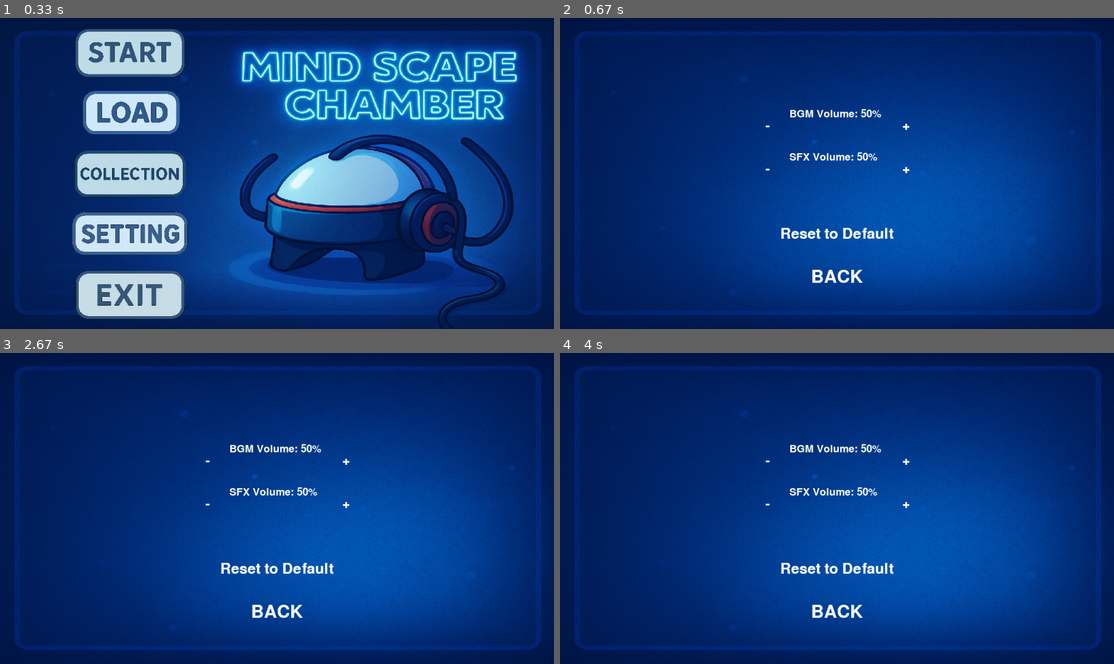
Above: before the commit, frames 1-4 (two rows, left to right).
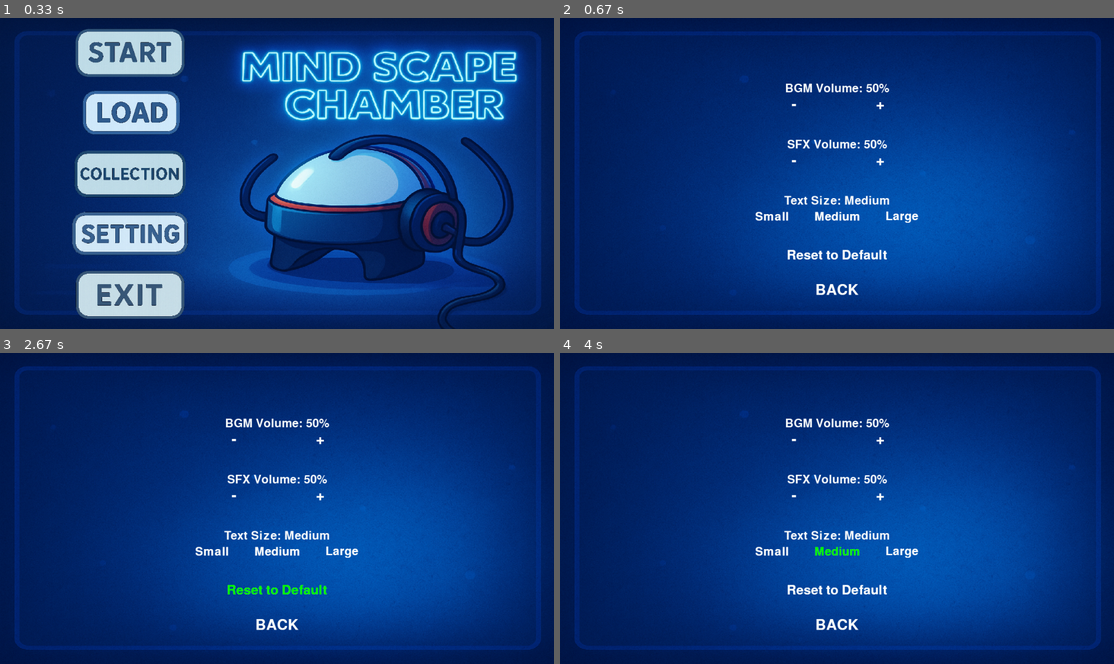
Above: after the commit, the same moments.

Repository: JoyYU271/2510-CSP1123-3-09
Game: pygame game, started from main page/main page testing.py
The game is run twice, just before and just after one commit, with the same random seed, the same clock (stepped at 60 frames per second) and the same inputs.
Inputs (mouse positions are in pixels of both pictures, inside the frame that each line leads up to):
- Up to frame 1 (0.33 s): no input
- Up to frame 2 (0.67 s): click (687, 232) at 0.38 s
- Up to frame 3 (2.67 s): click (277, 552) at 0.88 s, where only the run after the commit has a clickable "Medium"; click (105, 461) at 1.22 s; click (249, 589) at 2.55 s
- Up to frame 4 (4 s): click (820, 455) at 2.88 s; click (837, 552) at 3.72 s, where only the run after the commit has a clickable "Medium"

Frame 1 is identical in both runs. In frame 2, 2.9% of the frame differs, in the area x 35-65%, y 20-90%; in frame 3, 2.9%; in frame 4, 2.9%.

Commit message:
add text settings and reset default buttons,but text setting one cannot function yet,reset default can function properly

Diff:
--- a/main page/main page testing.py
+++ b/main page/main page testing.py
@@ -34,7 +34,7 @@
 # Global variables to store settings
 bgm_vol = 0.5
 sfx_vol = 0.5
-resolution = (1280, 720)
+text_size = "Medium"
 
 #get a font
 def get_font(size):
@@ -208,7 +208,7 @@
         pygame.display.update()
 
 def settings_screen():
-    global bgm_vol, sfx_vol #modify the global variables
+    global screen,bgm_vol, sfx_vol, text_size #modify the global variables
 
     #set backgound
     settings_bg_img = pygame.image.load("common background.png").convert()
@@ -217,36 +217,45 @@
     #default settings
     default_bgm_vol = 0.5
     default_sfx_vol = 0.5
+    default_text_size = "Medium"
 
     while True:
         screen.blit(settings_bg_img, (0, 0))
         mouse_pos = pygame.mouse.get_pos()
 
-        #volume control buttons
-        bgm_plus = Button(None, (800, 250), text_input="+", font=get_font(45), base_color="White", hovering_color="Green")
-        bgm_minus = Button(None, (480, 250), text_input="-", font=get_font(45), base_color="White", hovering_color="Green")
-
-        sfx_plus = Button(None, (800, 350), text_input="+", font=get_font(45), base_color="White", hovering_color="Green")
-        sfx_minus = Button(None, (480, 350), text_input="-", font=get_font(45), base_color="White", hovering_color="Green")
-
-        back_button = Button(image=None, pos=(640, 600), text_input="BACK",
-                             font=get_font(60), base_color="White", hovering_color="Green")
-
-        default_button = Button(image=None, pos=(640, 500), text_input="Reset to Default",
-                             font=get_font(50), base_color="White", hovering_color="Green")
-
-        #draw all buttons
-        for btn in [bgm_plus, bgm_minus, sfx_plus, sfx_minus, back_button,default_button]:
+        # BGM Volume buttons
+        bgm_text = get_font(40).render(f"BGM Volume: {int(bgm_vol * 100)}%", True, "White")
+        screen.blit(bgm_text, (screen_width // 2 - bgm_text.get_width() // 2, 150))
+
+        bgm_minus = Button(None, (screen_width//2 - 100, 200), text_input="-", font=get_font(50), base_color="White", hovering_color="Green")
+        bgm_plus = Button(None, (screen_width//2 + 100, 200), text_input="+", font=get_font(50), base_color="White", hovering_color="Green")
+
+        # SFX Volume buttons
+        sfx_text = get_font(40).render(f"SFX Volume: {int(sfx_vol * 100)}%", True, "White")
+        screen.blit(sfx_text, (screen_width // 2 - sfx_text.get_width() // 2, 280))
+
+        sfx_minus = Button(None, (screen_width//2 - 100, 330), text_input="-", font=get_font(50), base_color="White", hovering_color="Green")
+        sfx_plus = Button(None, (screen_width//2 + 100, 330), text_input="+", font=get_font(50), base_color="White", hovering_color="Green")
+
+        # Text Size buttons
+        text_size_text = get_font(40).render(f"Text Size: {text_size}", True, "White")
+        screen.blit(text_size_text, (screen_width // 2 - text_size_text.get_width() // 2, 410))
+
+        small_button = Button(None, (screen_width//2 - 150, 460), text_input="Small", font=get_font(40), base_color="White", hovering_color="Green")
+        medium_button = Button(None, (screen_width//2, 460), text_input="Medium", font=get_font(40), base_color="White", hovering_color="Green")
+        large_button = Button(None, (screen_width//2 + 150, 460), text_input="Large", font=get_font(40), base_color="White", hovering_color="Green")
+
+        # Reset and Back buttons
+        default_button = Button(None, (screen_width//2, 550), text_input="Reset to Default", font=get_font(45), base_color="White", hovering_color="Green")
+        back_button = Button(None, (screen_width//2, 630), text_input="BACK", font=get_font(50), base_color="White", hovering_color="Green")
+
+        buttons = [bgm_plus, bgm_minus, sfx_plus, sfx_minus,
+                   small_button, medium_button, large_button,
+                   default_button, back_button]
+
+        for btn in buttons:
             btn.changeColor(mouse_pos)
             btn.update(screen)
-
-        #display BGM volume
-        bgm_text = get_font(35).render(f"BGM Volume: {int(bgm_vol * 100)}%", True, "White")
-        screen.blit(bgm_text, (530, 210))
-
-        #display SFX volume
-        sfx_text = get_font(35).render(f"SFX Volume: {int(sfx_vol * 100)}%", True, "White")
-        screen.blit(sfx_text, (530, 310))
 
         for event in pygame.event.get():
             if event.type == pygame.QUIT:
@@ -276,14 +285,24 @@
                     click_sound.set_volume(sfx_vol)
                     click_sound.play()
 
+                if small_button.checkForInput(mouse_pos):
+                    text_size = "Small"
+                    click_sound.play()
+                if medium_button.checkForInput(mouse_pos):
+                    text_size = "Medium"
+                    click_sound.play()
+                if large_button.checkForInput(mouse_pos):
+                    text_size = "Large"
+                    click_sound.play()
+
                 if default_button.checkForInput(mouse_pos):
                     bgm_vol = default_bgm_vol
                     sfx_vol = default_sfx_vol
+                    text_size = default_text_size
                     pygame.mixer.music.set_volume(bgm_vol)
                     click_sound.set_volume(sfx_vol)
                     click_sound.play()
 
-
         pygame.display.update()
 
 main_menu()
